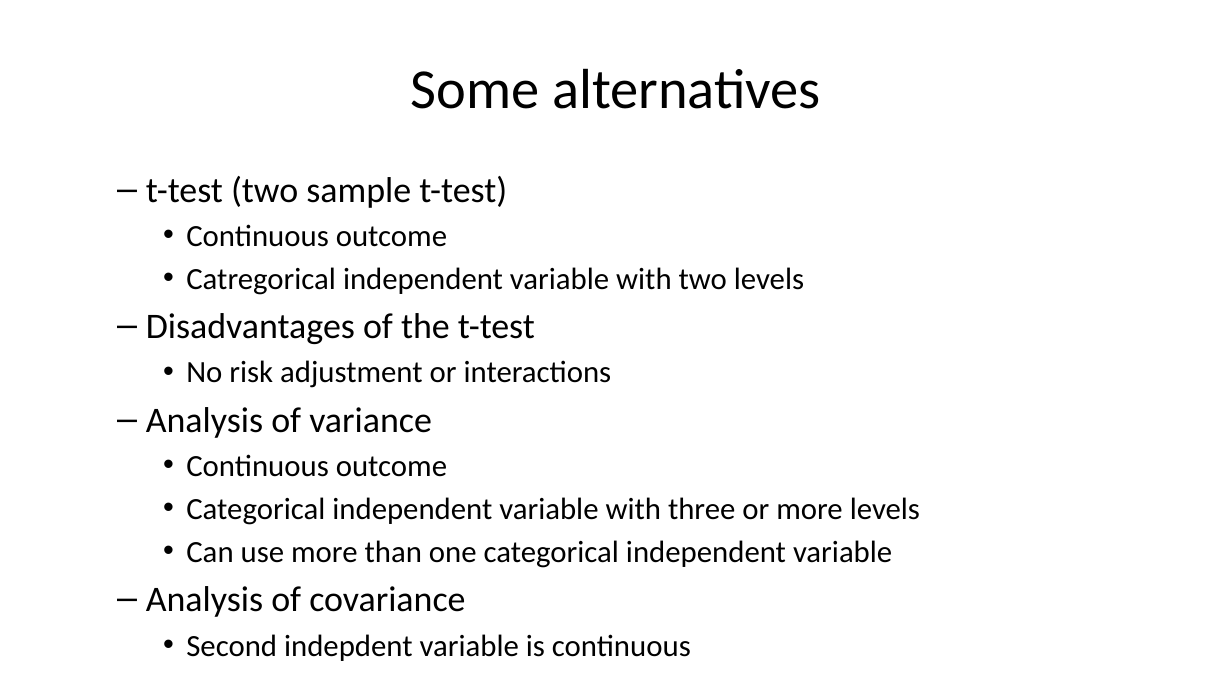
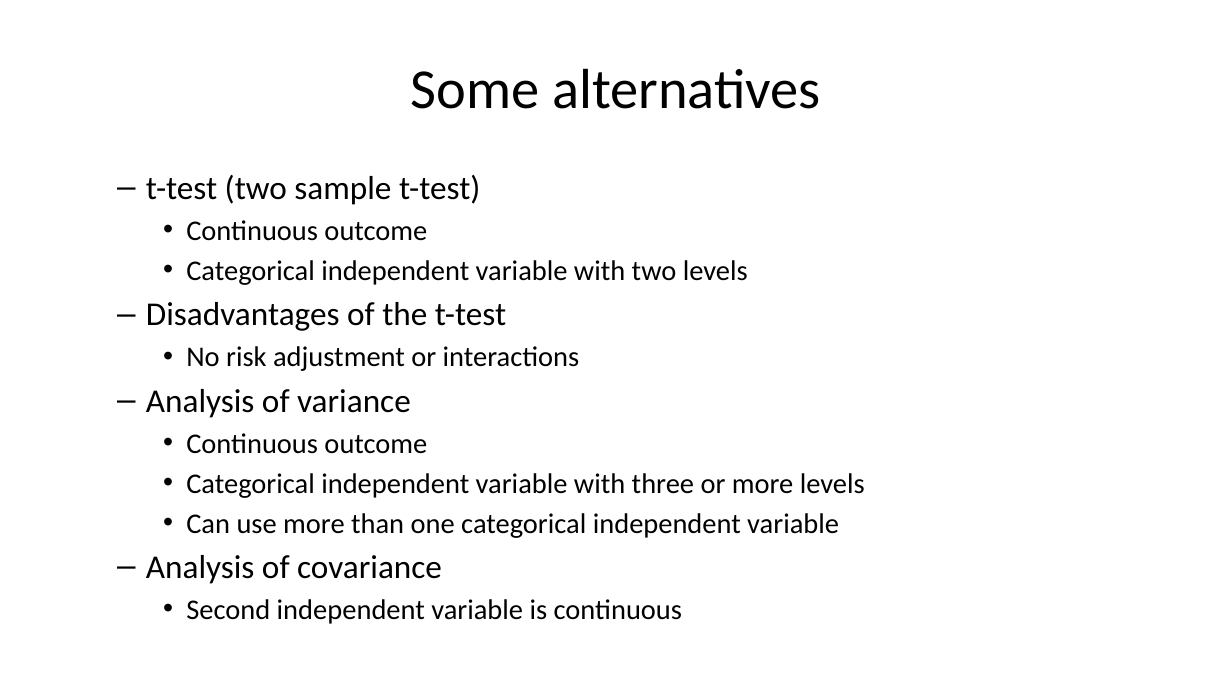
Before and after one commit to pmean/classes, a slide deck: slide 51 of clinical-research-methodology/13/results/video13-statistical-models.pptx. Drawn at 1232x693 pixels with LibreOffice and Linux fonts; fonts in the diff are those of the drawing. Boxes give left, top, right and bottom in pixels: in the first picture for what was removed or moved away, otherwise in the second. Text is boxed around its words. In the diff, an @@ line names an element or a change of style, - is before the commit and + after.

Commit message:
Fixed typos in video13-statistical-models.pptz

```diff
--- a/clinical-research-methodology/13/results/video13-statistical-models.pptx
+++ b/clinical-research-methodology/13/results/video13-statistical-models.pptx
@@ text at box(146, 175, 865, 584): size 28 to 25.9 pt in "t-test (two sample t-test)", "Disadvantages of the t-test", "Analysis of variance", "Analysis of covariance"; size 24 to 22.2 pt in "Continuous outcome", "No risk adjustment or interactions", "Continuous outcome", "Categorical independent variable with three or more ..." and 1 more places @@
@@ text at box(186, 260, 748, 285): text changed; size 24 to 22.2 pt @@
-    • Catregorical independent variable with two levels
+    • Categorical independent variable with two levels
@@ text at box(186, 599, 682, 624): text changed; size 24 to 22.2 pt @@
-    • Second indepdent variable is continuous
+    • Second independent variable is continuous
```
Also in this commit, not shown: 2 other slides changed.
